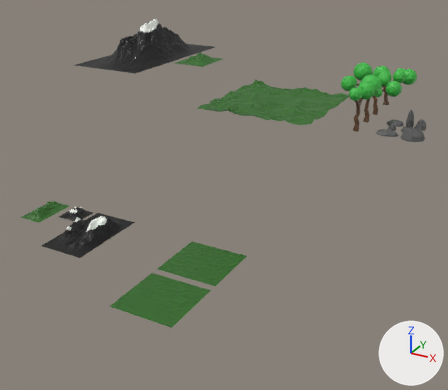
The Blender file 3D/Nature.blend, before and after one commit.
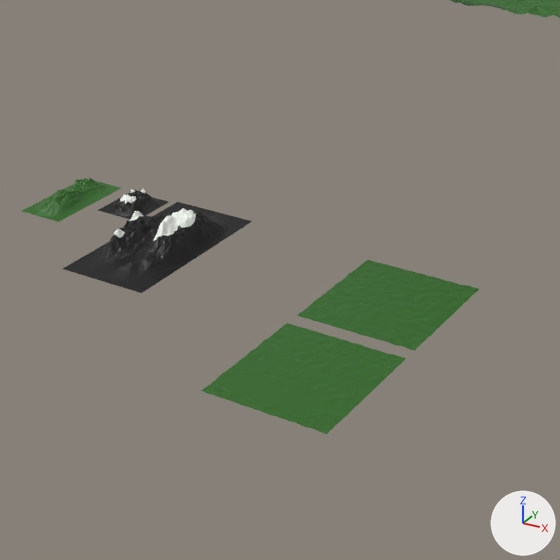
Old and new are each drawn whole from a 50 mm camera at (42.6, -70.7, 47.3) aimed at (-12.0, 28.6, -2.4) and again close up on the part from 2% to 64% of the width and 29% to 100% of the height. Arrows for +X, +Y and +Z are at lower right; the lights stay in place. The last two pictures show the newer version.

Objects in the first close-up: 'Kis két hegy', 'Két domb', 'Két hegy', 'Landscape.001', 'Landscape.011', 'Talaj'.
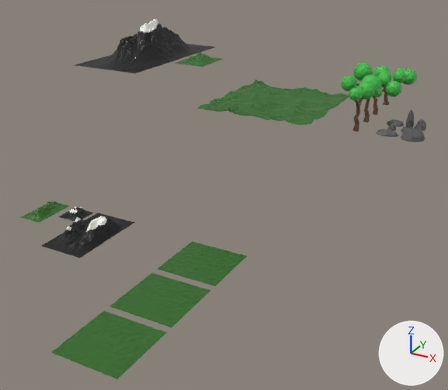
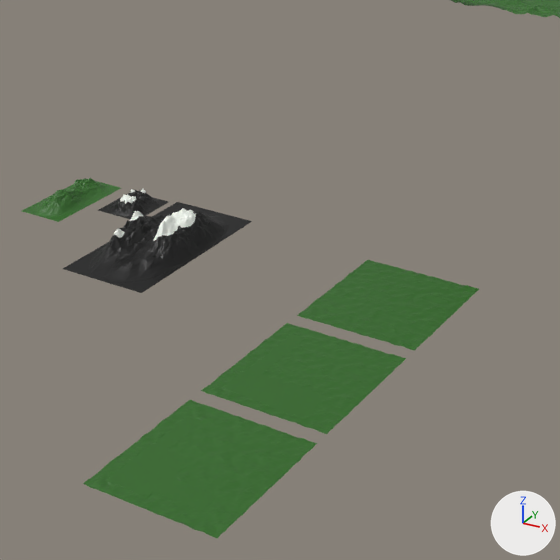
Location of each change, (x1, y1, x2, y2) in pixels of the close-ups (560 x 560 px):
'Landscape.002', added (dark green): after (83, 400, 317, 538)

The change in detail:
Mesh me_landscape_002 is new.
It has 8463 vertices, 12373 faces and spans x -5.0..5.0, y -5.0..5.0, z -0.02..0.12.
It uses material mat_domb (dark green #306a23).
Object 'Landscape.002' (ob_landscape_002) is new; it shows me_landscape_002.
Its location is (0.1, -22.4, -0.1).
